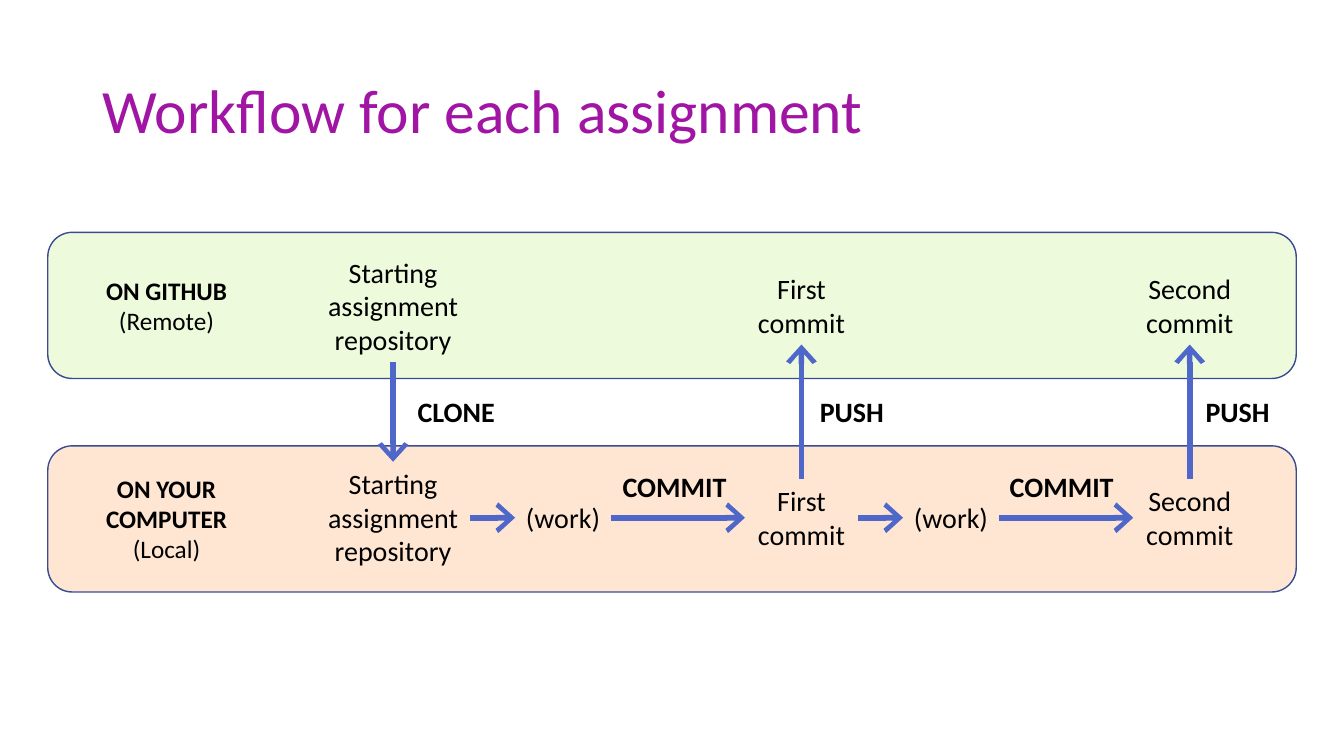
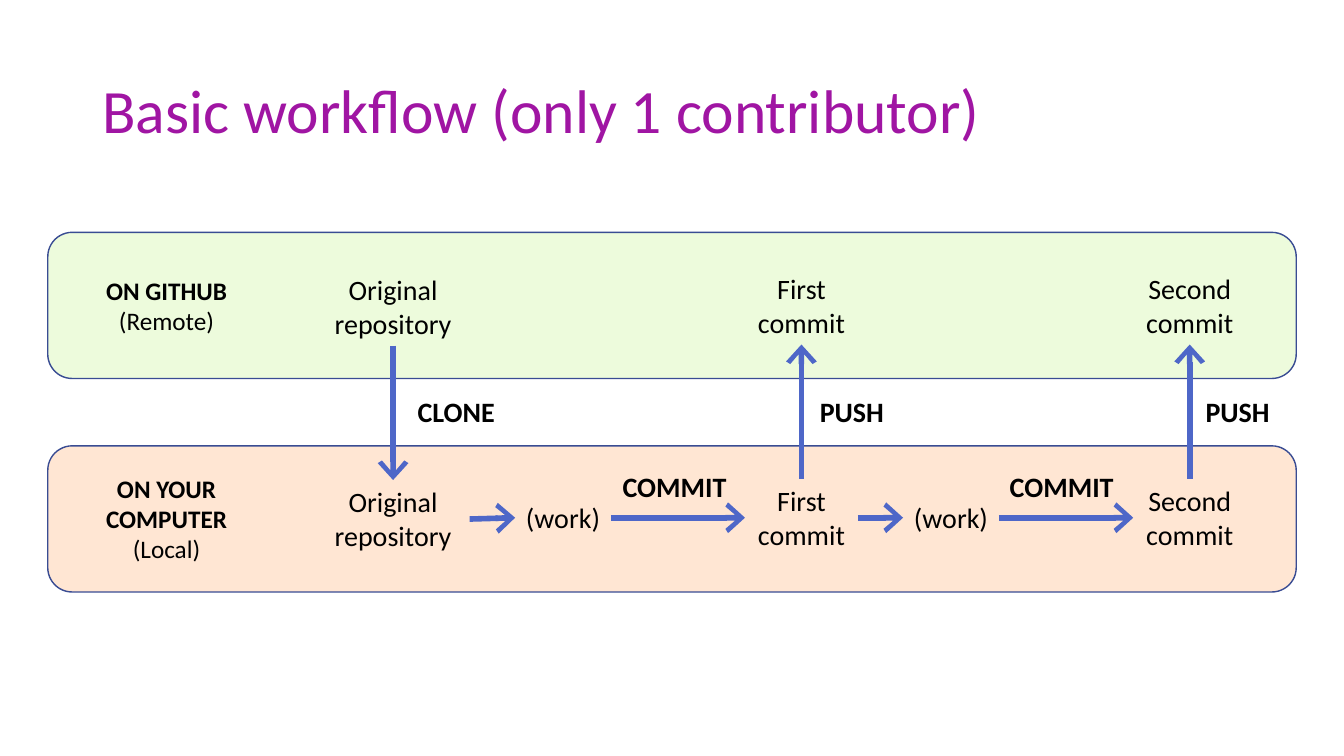
Before and after one commit to msu-econ-data-analytics/course-materials, a slide deck: slide 19 of lecture-slides/03-Productivity/Git_and_GitHub.pptx. Drawn at 1344x756 pixels with LibreOffice and Linux fonts; fonts in the diff are those of the drawing. Boxes give left, top, right and bottom in pixels: in the first picture for what was removed or moved away, otherwise in the second. Text is boxed around its words. In the diff, an @@ line names an element or a change of style, - is before the commit and + after.

```diff
--- a/lecture-slides/03-Productivity/Git_and_GitHub.pptx
+++ b/lecture-slides/03-Productivity/Git_and_GitHub.pptx
@@ title at bbox=[102, 88, 979, 143]: text changed @@
-Workflow for each assignment
+Basic workflow (only 1 contributor)
@@ text at bbox=[335, 280, 452, 339]: text changed @@
-Starting assignment repository
+Original repository
@@ arrow moved from (393, 362) - (393, 462) to (393, 346) - (393, 480) @@
@@ text at bbox=[335, 492, 452, 551]: text changed @@
-Starting assignment repository
+Original repository
```
Also in this commit, not shown: 1 other slide changed, 1 other file.
